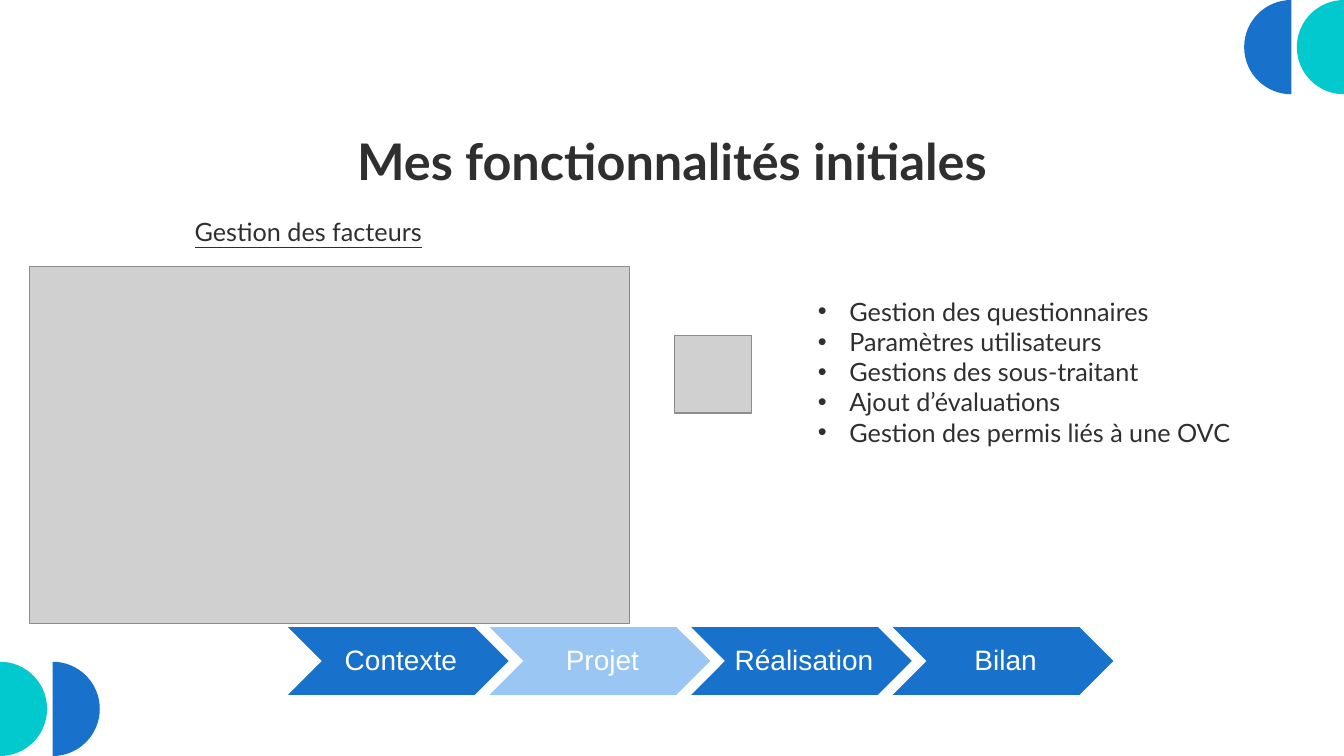
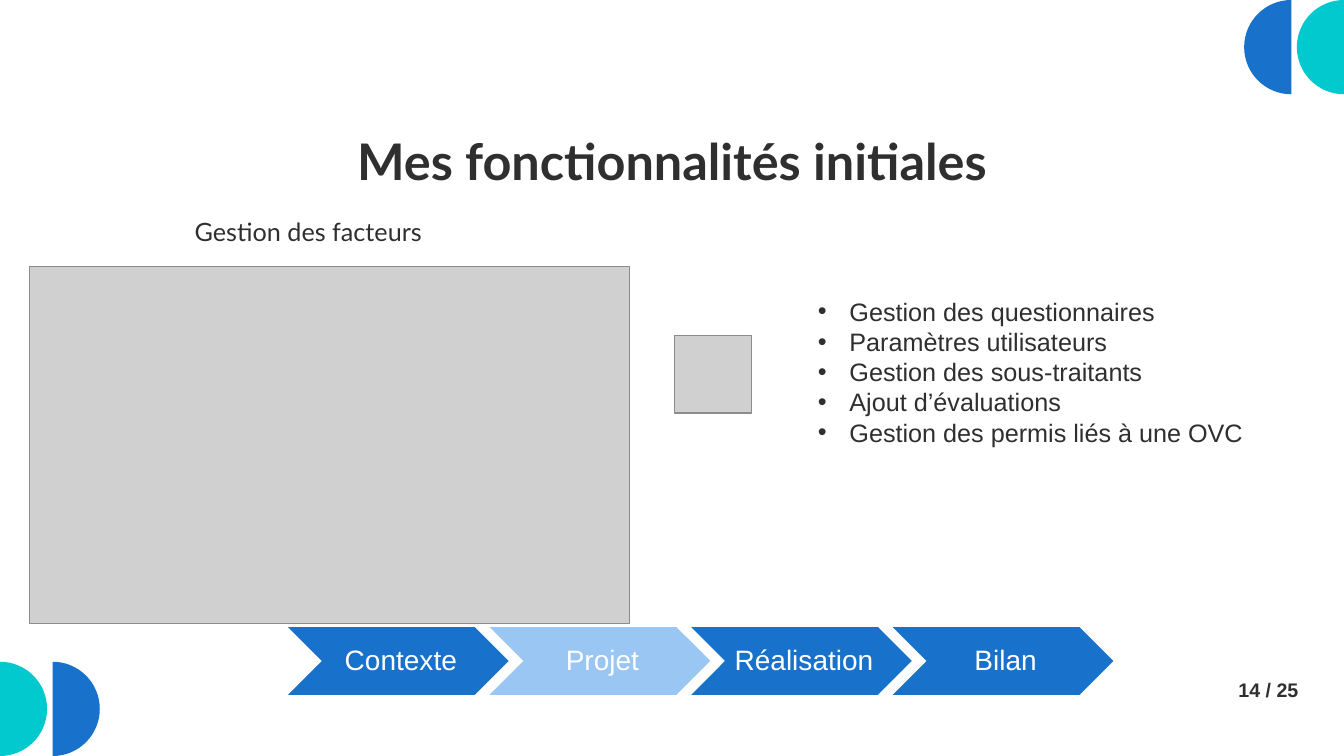
Before and after one commit to MAGREMENT/Memoire, a slide deck: slide 14 of Présentation.pptx (slide 12 before the commit). Drawn at 1344x756 pixels with LibreOffice and Linux fonts; fonts in the diff are those of the drawing; grey boxes stand for pictures. Boxes give left, top, right and bottom in pixels: in the first picture for what was removed or moved away, otherwise in the second. Text is boxed around its words. In the diff, an @@ line names an element or a change of style, - is before the commit and + after.

```diff
--- a/Présentation.pptx
+++ b/Présentation.pptx
@@ text "Gestion des facteurs" at (x1=195, y1=222, x2=422, y2=241): underline off @@
@@ text at (x1=849, y1=302, x2=1243, y2=447): font Lato to Arial in "Gestion des questionnaires", "Paramètres utilisateurs", "Ajout d’évaluations", "Gestion des permis liés à une OVC" @@
@@ text at (x1=849, y1=362, x2=1142, y2=382): text changed; font Lato to Arial @@
-• Gestions des sous-traitant
+• Gestion des sous-traitants
@@ text added at (x1=1238, y1=683, x2=1299, y2=697), 14 pt, text #2F2F2F, bold @@
+14 / 25
```
Also in this commit, not shown: 20 other slides changed, 13 slides added, 1 slide removed, 1 other file.
